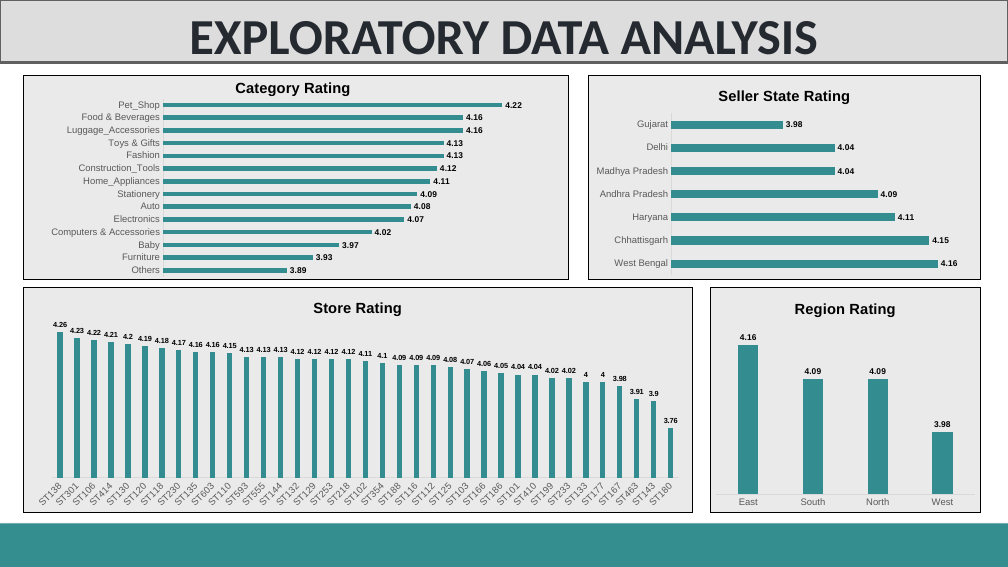
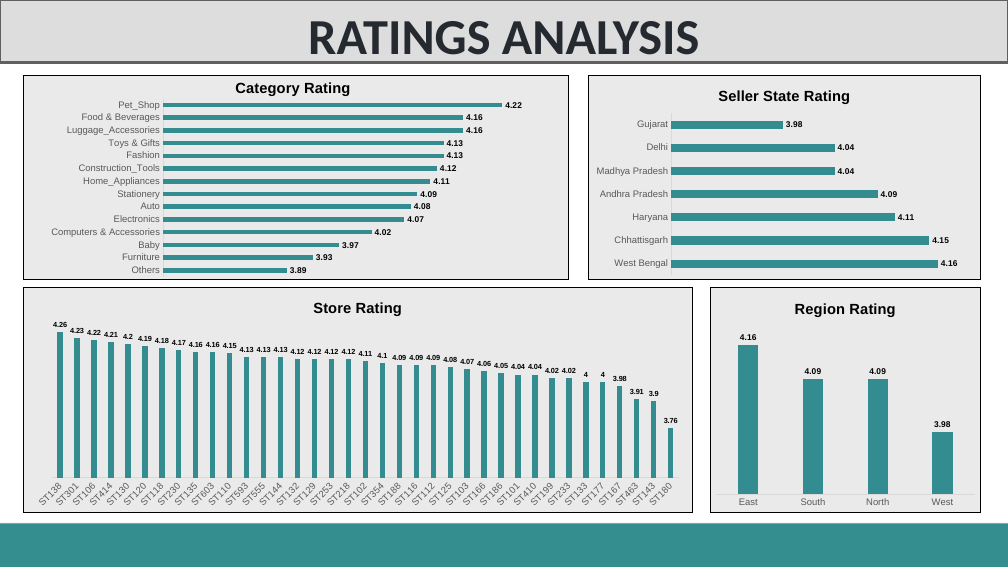
Before and after one commit to Dipesh-Ydv/Retail-Store-Data-Analysis, a slide deck: slide 63 of Retail Analysis Presentation.pptx (slide 59 before the commit). Drawn at 1008x567 pixels with LibreOffice and Linux fonts; fonts in the diff are those of the drawing. Boxes give left, top, right and bottom in pixels: in the first picture for what was removed or moved away, otherwise in the second. Text is boxed around its words. In the diff, an @@ line names an element or a change of style, - is before the commit and + after.

```diff
--- a/Retail Analysis Presentation.pptx
+++ b/Retail Analysis Presentation.pptx
@@ text in rectangle at [308, 21, 699, 64]: text changed @@
-EXPLORATORY DATA ANALYSIS
+RATINGS ANALYSIS
```
Also in this commit, not shown: 6 other slides changed, 4 slides added, 4 other files.
